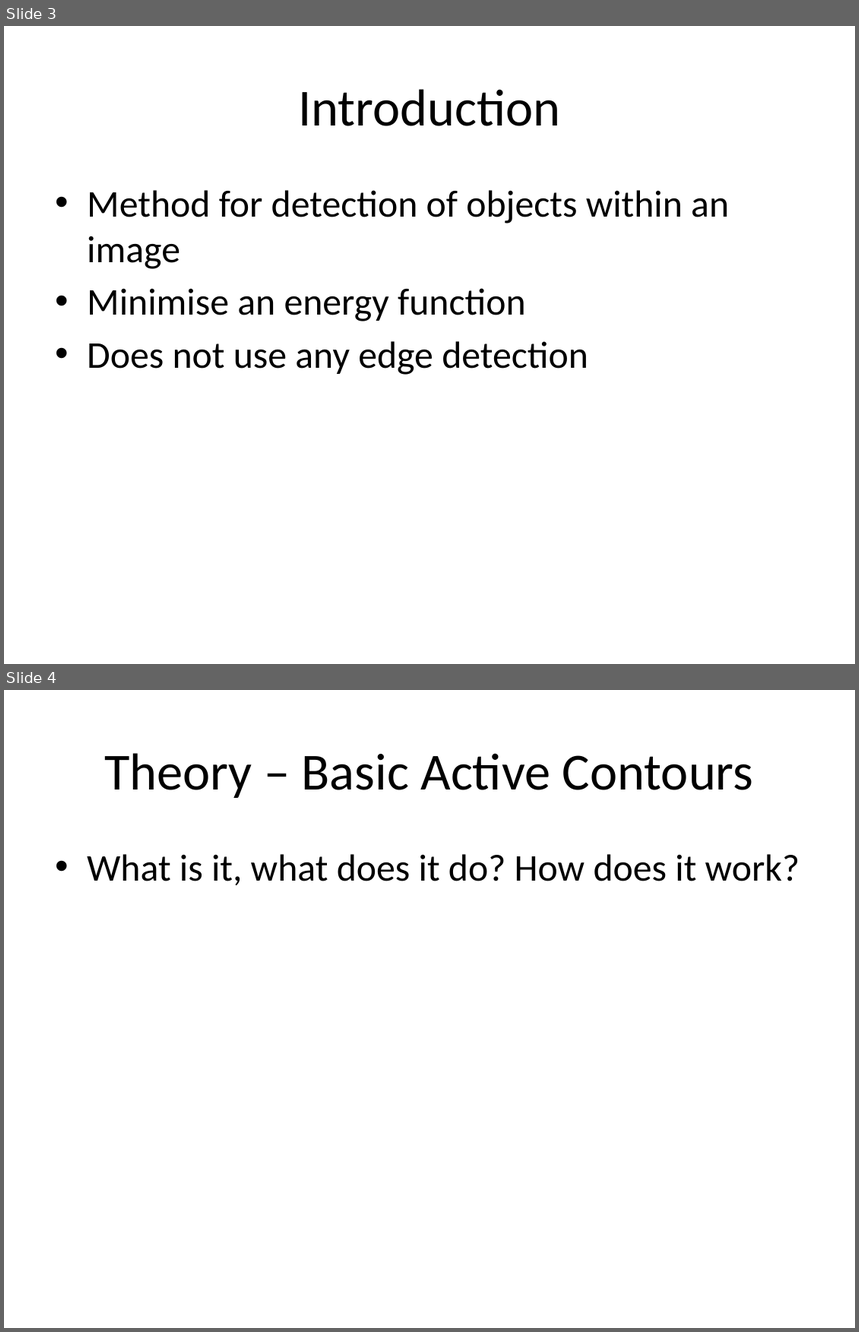
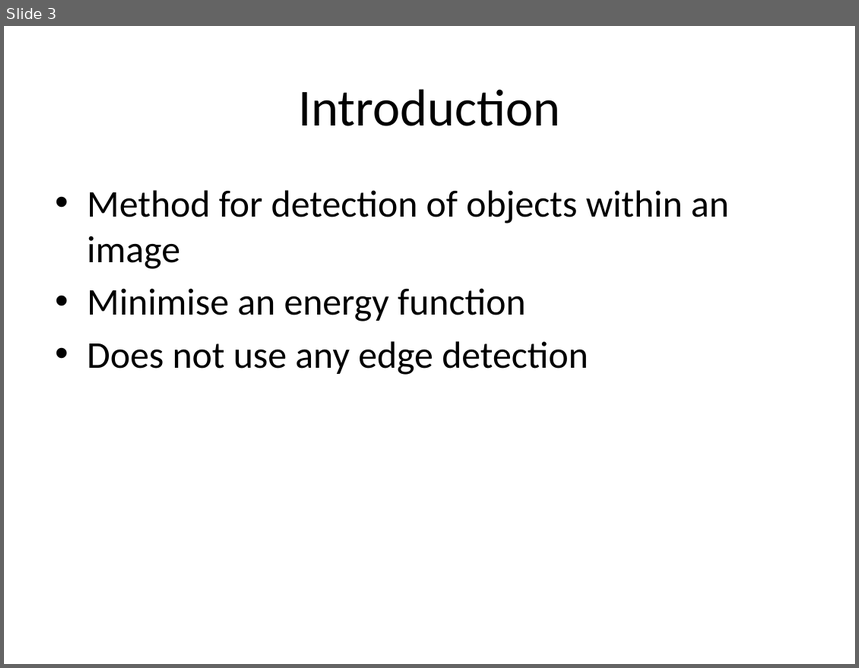
Before and after one commit to michaelwh/activecontnoedge, a slide deck: Active Contours Without Edges.pptx. Shown one above the other, each under a label of ours: slides 3 and 4 before the commit, slide 3 after it. The pictures are 859x1332 and 859x668 pixels, drawn with LibreOffice and Linux fonts; fonts in the diff are those of the drawing. Boxes give left, top, right and bottom in pixels: in the first picture for what was removed or moved away, otherwise in the second. Text is boxed around its words. In the diff, an @@ line names an element or a change of style, - is before the commit and + after.

```diff
--- a/Active Contours Without Edges.pptx
+++ b/Active Contours Without Edges.pptx
@@ slide 4 removed at (4, 690, 855, 1328), background #FFFFFF @@
@@ title removed at (104, 753, 754, 798) @@
-Theory – Basic Active Contours
@@ text removed at (87, 854, 800, 885) @@
-• What is it, what does it do? How does it work?
```
Also in this commit, not shown: 4 slides added, 3 other slides removed.
